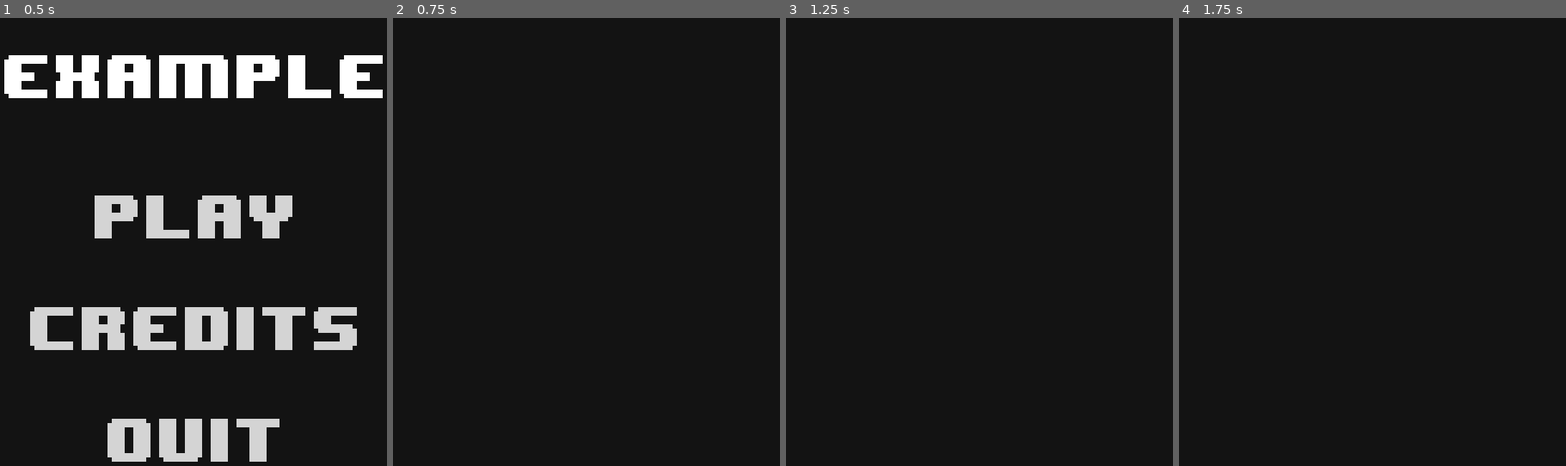
Above: before the commit, frames 1-4 (left to right).
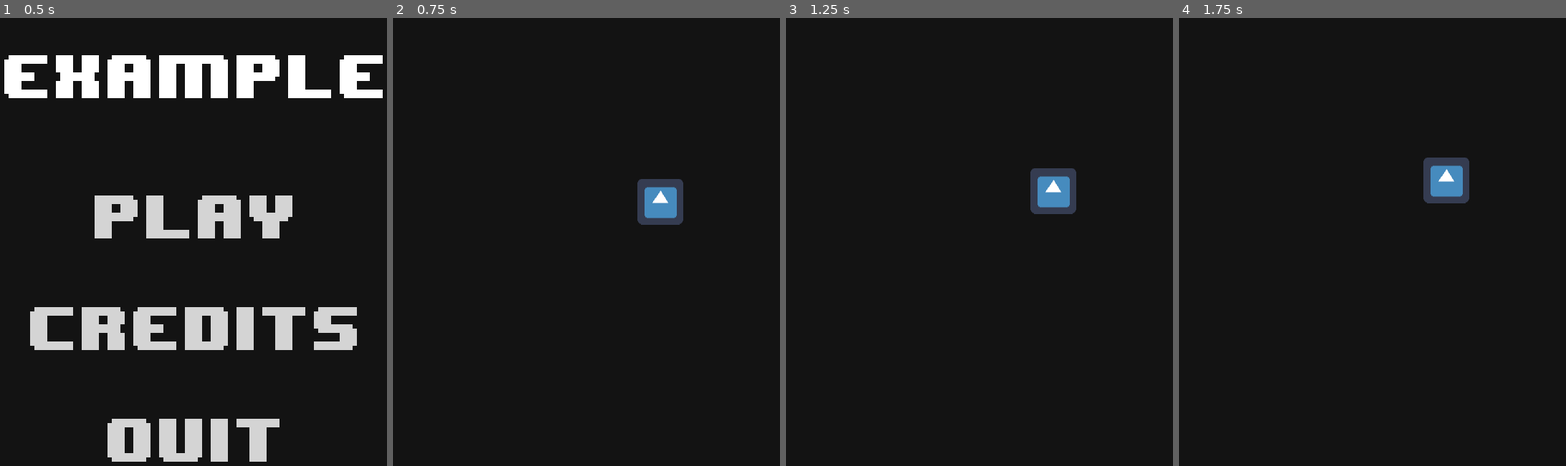
Above: after the commit, the same moments.

Repository: ljhs-games/week-76
Game: Godot game, scene res://scenes/TitleScreen.tscn
The game is run twice, just before and just after one commit, with the same random seed, the same clock (stepped at 60 frames per second) and the same inputs. The engine's default icon, where the game draws it, is replaced by a stand-in: a white triangle on a blue panel in a dark square.
Inputs:
- Up to frame 1 (0.5 s): no input
- Up to frame 2 (0.75 s): click "Play" at 0.5 s
- Up to frame 3 (1.25 s): no input
- Up to frame 4 (1.75 s): no input

Frame 1 is identical in both runs. In frame 2, 1.2% of the frame differs, in the area x 63-75%, y 35-47%; in frame 3, 1.2%; in frame 4, 1.2%.
Error after the commit: Parse Error: Can't assign a new value to a constant. (res://scenes/Game.gd:5)

Commit message:
Added Demon Climbing and Game State nodes

Diff:
--- a/src/project.godot
+++ b/src/project.godot
@@ -10,7 +10,7 @@
 
 [application]
 
-config/name="Example"
+config/name="Week 76"
 run/main_scene="res://scenes/TitleScreen.tscn"
 config/icon="res://icon.png"
 
--- /dev/null
+++ b/src/scenes/Demon.gd
@@ -0,0 +1,8 @@
+extends Area2D
+signal lose_point
+
+func _process(delta):
+	move_local_y(-.5)
+	if position.y <= 20:
+		queue_free()
+		emit_signal("lose_point")
--- /dev/null
+++ b/src/scenes/Game.gd
@@ -0,0 +1,6 @@
+extends Node2D
+const health = 100
+
+func _on_Demon_lose_point():
+	health = health - 1
+	print(health)
--- a/src/scenes/Game.tscn
+++ b/src/scenes/Game.tscn
@@ -1,8 +1,18 @@
-[gd_scene load_steps=2 format=2]
+[gd_scene load_steps=6 format=2]
 
-[ext_resource path="res://nodes/escape-listener/EscapeListener.tscn" type="PackedScene" id=1]
+[ext_resource path="res://scenes/Game.gd" type="Script" id=1]
+[ext_resource path="res://nodes/escape-listener/EscapeListener.tscn" type="PackedScene" id=2]
+[ext_resource path="res://scenes/Demon.gd" type="Script" id=3]
+[ext_resource path="res://icon.png" type="Texture" id=4]
 
-[node name="Game" type="Node2D"]
+[sub_resource type="RectangleShape2D" id=1]
+
+custom_solver_bias = 0.0
+extents = Vector2( 10, 10 )
+
+[node name="Game State" type="Node2D" index="0"]
+
+script = ExtResource( 1 )
 
 [node name="UI" type="CanvasLayer" parent="." index="0"]
 
@@ -12,9 +22,31 @@
 scale = Vector2( 1, 1 )
 transform = Transform2D( 1, 0, 0, 1, 0, 0 )
 
-[node name="EscapeListener" parent="UI" index="0" instance=ExtResource( 1 )]
+[node name="EscapeListener" parent="UI" index="0" instance=ExtResource( 2 )]
 
 margin_right = 216.0
 margin_bottom = 36.0
 _sections_unfolded = [ "Anchor", "Size Flags", "Visibility", "custom_colors", "custom_fonts" ]
 main_scene = "res://scenes/TitleScreen.tscn"
+
+[node name="Demon" type="Area2D" parent="." index="1"]
+
+position = Vector2( 447, 262 )
+input_pickable = true
+gravity_vec = Vector2( 0, 1 )
+gravity = 98.0
+linear_damp = 0.1
+angular_damp = 1.0
+audio_bus_override = false
+audio_bus_name = "Master"
+script = ExtResource( 3 )
+
+[node name="CollisionShape2D" type="CollisionShape2D" parent="Demon" index="0"]
+
+shape = SubResource( 1 )
+
+[node name="Sprite" type="Sprite" parent="Demon" index="1"]
+
+texture = ExtResource( 4 )
+
+[connection signal="lose_point" from="Demon" to="." method="_on_Demon_lose_point"]
